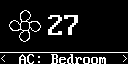
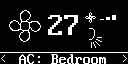
Layers edited between the first and the second 128px x 64px image:
added layer "Swing" in group "AC" over (x1=89, y1=28, x2=102, y2=48)
added layer "Fan speed" in group "AC" over (x1=85, y1=12, x2=116, y2=23)
